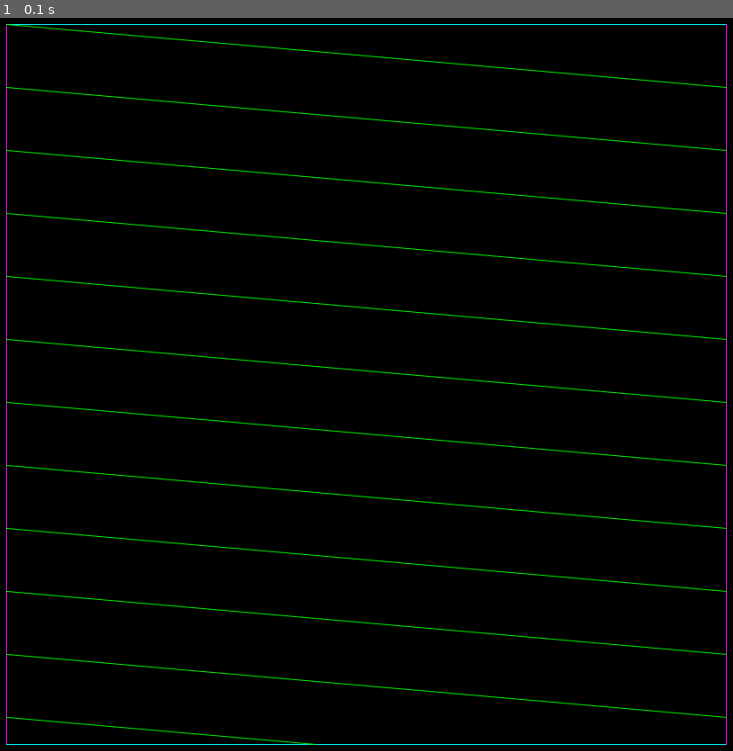
Above: before the commit, frame 1.
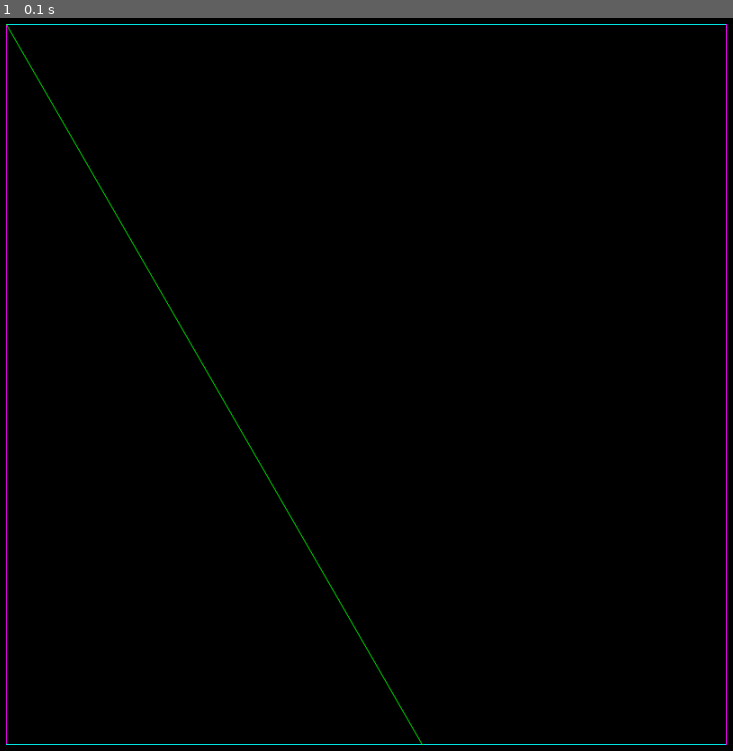
Above: after the commit, the same moment.

Repository: DoYouEvenStackSmash/planning-algorithms-exercises
Game: pygame game, started from src/ch4/manifold_project/manifold_driver.py
Same seed, same stepped clock (60 frames per second), same inputs: the game is played once before the commit and once after it.
Inputs:
- Up to frame 1 (0.1 s): no input

The runs differ from the first frame. In frame 1, 3.6% of the frame differs, in the area x 0-100%, y 0-100%.

Commit message:
restructured some files, made flat cylinder its own manifold

Diff:
--- /dev/null
+++ b/src/ch4/manifold_project/flat_cylinder_manifold.py
@@ -0,0 +1,46 @@
+#!/usr/bin/python3
+
+from identification_objects import *
+
+def flat_cylinder_x_identify(O, x):
+  if O.check_x_max(x):
+    return O.get_x_min()
+  return x
+
+def flat_cylinder_y_identify(O, y):
+  return y
+
+def flat_cylinder_next_segment(O, x_curr, y_curr, rad_angle):
+  x_curr = O.x_identify(O, x_curr)
+  y_curr = O.y_identify(O, y_curr)
+  x_dist = O.get_x_max() - O.get_x_min()
+  y_dist = np.multiply(x_dist, np.tan(rad_angle))
+  y_end = y_curr + y_dist
+  # if y_end is out of bounds...
+  if O.check_y_max(y_end):
+    y_excess = y_end - O.get_y_max()
+    y_dist = y_dist - y_excess
+    y_end = y_dist + y_curr # should equal y_max
+    x_dist = np.divide(y_dist, np.tan(rad_angle))
+    O.end_flag = True
+  x_end = x_curr + x_dist
+
+  return ((x_curr, y_curr), (x_end, y_end))
+
+def flat_cylinder(o, angle_degrees):
+  # o = Obj(10, 100, 10, 100)
+  # x_max_rules
+  o.x_identify = lambda O,x: flat_cylinder_x_identify(O, x)
+  # y_max_rules
+  # print(o.x_identify(o,.5))
+  o.y_identify = lambda O,y : flat_cylinder_y_identify(O, y)
+  o.next_segment = lambda O, x_curr, y_curr, rad_angle: flat_cylinder_next_segment(O, x_curr, y_curr, rad_angle)
+  lines = []
+  ox,oy = o.get_x_min(),o.get_y_min()
+  r = angle_degrees * np.pi / 180
+  while not o.end_flag:
+    lines.append(o.next_segment(o,ox,oy,r))
+    ox,oy = lines[-1][1]
+  for i in lines:
+    print(i)
+  return lines
--- a/src/ch4/manifold_project/identification_objects.py
+++ b/src/ch4/manifold_project/identification_objects.py
@@ -45,31 +45,5 @@
   def check_x_min(self, x_curr):
     return x_curr <= self.x_min
 
-
-# def flat_cylinder_end(O, x_curr, y_curr):
-
-
-def flat_cylinder_x_identify(O, x):
-  if O.check_x_max(x):
-    return O.get_x_min()
-  return x
-
-def flat_cylinder_y_identify(O, y):
-  return y
-
-def flat_cylinder_next_segment(O, x_curr, y_curr, rad_angle):
-  x_curr = O.x_identify(O, x_curr)
-  y_curr = O.y_identify(O, y_curr)
-  x_dist = O.get_x_max() - O.get_x_min()
-  y_dist = np.multiply(x_dist, np.tan(rad_angle))
-  y_end = y_curr + y_dist
-  # if y_end is out of bounds...
-  if O.check_y_max(y_end):
-    y_excess = y_end - O.get_y_max()
-    y_dist = y_dist - y_excess
-    y_end = y_dist + y_curr # should equal y_max
-    x_dist = np.divide(y_dist, np.tan(rad_angle))
-    O.end_flag = True
-  x_end = x_curr + x_dist
-
-  return ((x_curr, y_curr), (x_end, y_end))
+def blank_object(x_min, x_max, y_min, y_max):
+  return Obj(x_min, x_max, y_min, y_max)
--- a/src/ch4/manifold_project/manifold_driver.py
+++ b/src/ch4/manifold_project/manifold_driver.py
@@ -2,7 +2,7 @@
 
 from venv import create
 from identification_objects import *
-from manifolds import *
+from flat_cylinder_manifold import *
 import sys
 import numpy as np
 import pygame
@@ -38,7 +38,7 @@
     frame_draw_line(screen, [bx[2 * i], bx[2 * i + 1]], colors["cyan"])
     frame_draw_line(screen, [by[2 * i], by[2 * i + 1]], colors["magenta"])
 
-  l = flat_cylinder(o, 5)
+  l = flat_cylinder(o, 60)
   # print(l)
   for i in l:
     frame_draw_line(screen, i, colors["green"])
--- a/src/ch4/manifold_project/manifolds.py
+++ /dev/null
@@ -1,24 +0,0 @@
-#!/usr/bin/python3
-
-from identification_objects import *
-
-def flat_cylinder(o, angle_degrees):
-  # o = Obj(10, 100, 10, 100)
-  # x_max_rules
-  o.x_identify = lambda O,x: flat_cylinder_x_identify(O, x)
-  # y_max_rules
-  # print(o.x_identify(o,.5))
-  o.y_identify = lambda O,y : flat_cylinder_y_identify(O, y)
-  o.next_segment = lambda O, x_curr, y_curr, rad_angle: flat_cylinder_next_segment(O, x_curr, y_curr, rad_angle)
-  lines = []
-  ox,oy = o.get_x_min(),o.get_y_min()
-  r = angle_degrees * np.pi / 180
-  while not o.end_flag:
-    lines.append(o.next_segment(o,ox,oy,r))
-    ox,oy = lines[-1][1]
-  for i in lines:
-    print(i)
-  return lines
-
-def blank_object(x_min, x_max, y_min, y_max):
-  return Obj(x_min, x_max, y_min, y_max)
